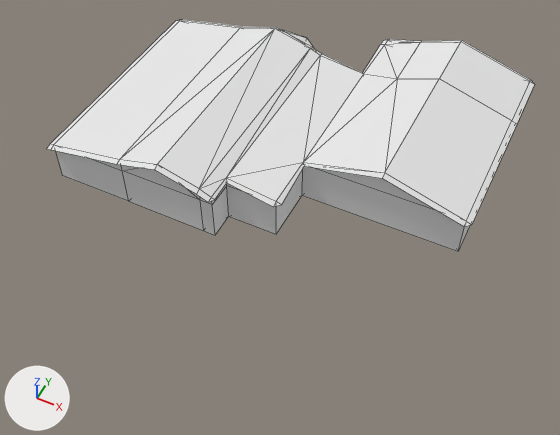
One commit to the Blender file blend/house6.blend: the scene before it, then after it.
Camera for both pictures: a camera (50 mm lens) standing at (14.4, -29.0, 30.4) and looking at (2.0, -4.3, -0.6). Every picture has the same lights, and +X, +Y and +Z are marked at lower left. Mesh edges are drawn as thin lines.
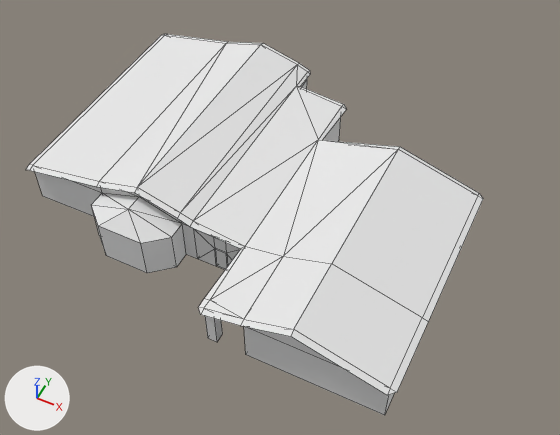
What differs and where, as boxes (x1, y1, x2, y2) in the pictures (560 x 435 px; the box of a moved part takes in the faces that stretch with it):
'Plane', reshaped, moved, turned, rescaled
    before: (47, 20, 534, 251)
    after: (26, 34, 483, 415)
part 1 of me_plane, built on
    before: (275, 28, 311, 48)
    after: (134, 187, 240, 270)
part 2 of me_plane, moved or reshaped
    before: (226, 178, 276, 207)
    after: (297, 86, 344, 106)

The change, as a diff of the scene's bpy script:
```diff
--- a/blend/house6.blend.py
+++ b/blend/house6.blend.py
@@ me_plane @@
 # used by ob_plane; location = (-0.09, 0.03, 0.0); rotation_euler = (1.571, 0.0, 0.0), in degrees (90, 0, 0)
 # verts and faces of me_plane; kept vertices keep their numbers, new ones are numbered from 100
 # before: 48 (-0.1, 2.9, 5.9) at pixel (226, 177), 50 (2.6, 2.5, 5.9) at pixel (276, 201), 85 (0.0, 2.8, 6.1) at pixel (226, 182), 86 (2.6, 2.4, 6.2) at pixel (273, 206)
-me_plane.from_pydata(...)  # 100 vertices, 120 faces; spans x -10.1..11.7, y 0.0..3.8, z -9.5..7.6
+me_plane.from_pydata(...)  # 110 vertices, 136 faces; spans x -10.1..11.7, y 0.0..3.8, z -9.5..7.6
+# me_plane part 1
+# 4 faces are deleted
+# 5 vertices are added at (0.9, 0.0, -5.4), (0.9, 2.3, -5.4), (0.9, 1.4, -5.4), (0.9, 1.4, -5.3), (0.9, 0.0, -5.3)
+# 5 new vertices lie (0.7, 0.0, 0.0) away from vertices in x 0.9, y 0.0..2.3, z -5.4..-5.3
+# 20 new faces join them
+# me_plane part 2
+delete_faces([(48, 50, 86, 85)])
+faces += [(48, 85, 86, 50)]
 me_plane.materials.append(mat_material)
@@ ob_plane @@
 ob_plane = bpy.data.objects.new('Plane', me_plane)
-ob_plane.location = (-0.09, 0.03, 0.0)
-ob_plane.rotation_euler = (1.571, 0.0, 0.0)  # degrees (90, 0, 0)
+ob_plane.location = (-0.09, -3.68, 0.0)
+ob_plane.rotation_euler = (-1.571, 0.0, 3.142)  # degrees (-90, 0, 180)
+ob_plane.scale = (-1.0, -1.0, -1.0)
```
